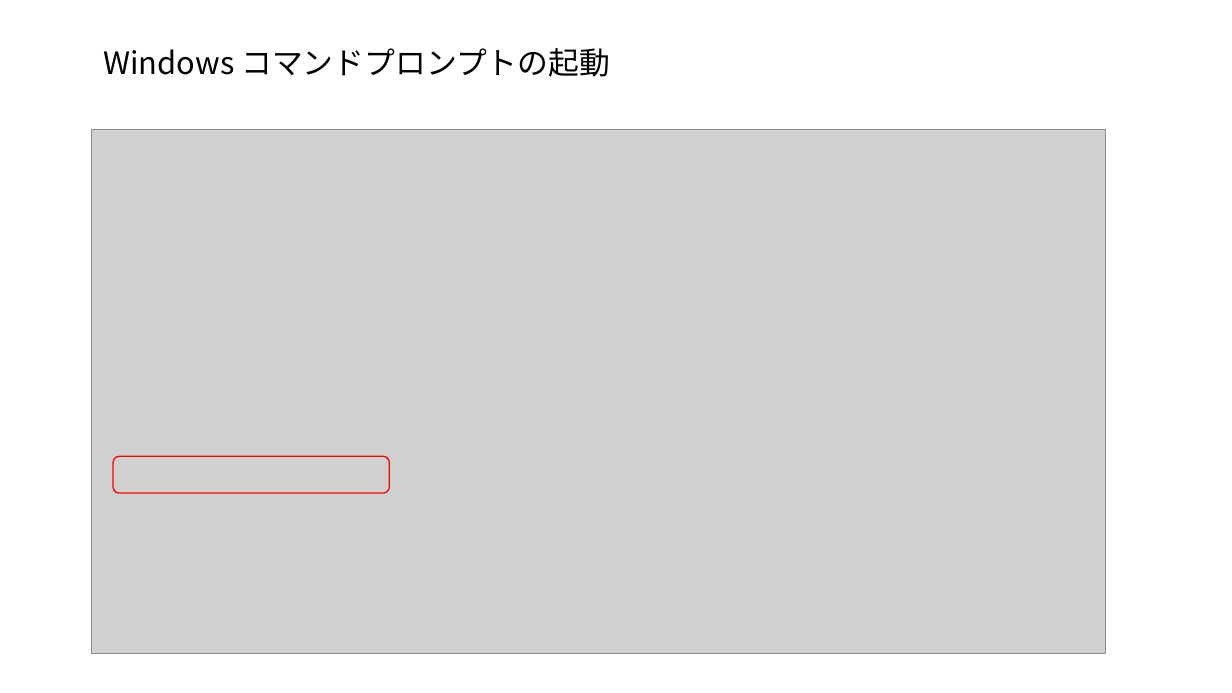
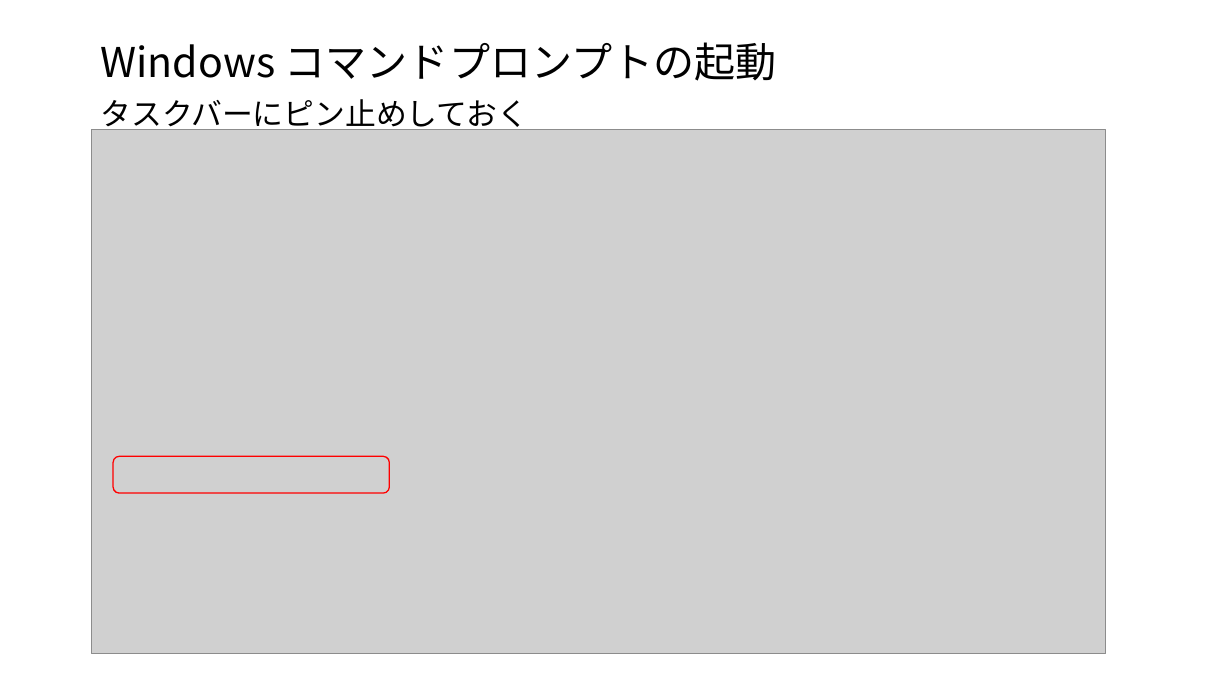
Before and after one commit to ueharaLab/bigdata2_system_and_python, a slide deck: slide 9 of bigdata2_system_and_python.pptx (slide 7 before the commit). Drawn at 1232x693 pixels with LibreOffice and Linux fonts; fonts in the diff are those of the drawing; grey boxes stand for pictures. Boxes give left, top, right and bottom in pixels: in the first picture for what was removed or moved away, otherwise in the second. Text is boxed around its words. In the diff, an @@ line names an element or a change of style, - is before the commit and + after.

```diff
--- a/bigdata2_system_and_python.pptx
+++ b/bigdata2_system_and_python.pptx
@@ text "Windows コマンドプロンプトの起動" at (101,42,777,81): size 24 to 32 pt @@
@@ text added at (101,99,529,134), 24 pt, text #000000 @@
+タスクバーにピン止めしておく
```
Also in this commit, not shown: 5 other slides changed, 10 slides added, 5 slides removed, 2 other files.
